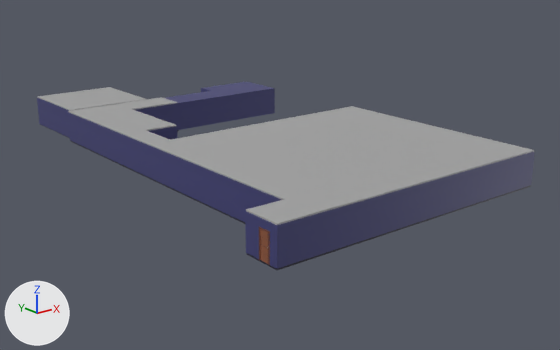
An edit to the Blender file TCGD_ECJam2018/Assets/Game/Models/Test/House.blend, drawn before and after from the same camera.
Both versions are drawn from a 50 mm camera at (-44.8, -64.5, 18.6) aimed at (-4.3, -13.9, -1.6). Arrows for +X, +Y and +Z are at lower left; the lights stay in place.

Objects in the first picture: 'Ceiling', 'Ceiling.001', 'Ceiling.002', 'Floor.001', 'Room', 'Room.001', 'Room.002'.
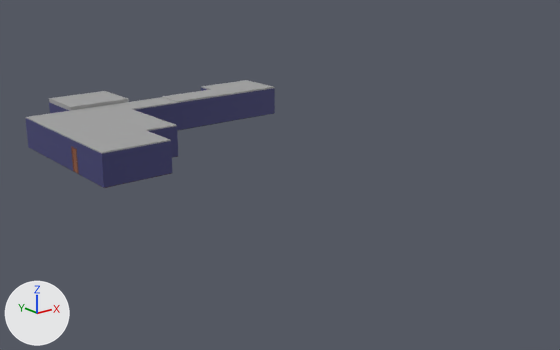
ob_frontdoor is not drawn itself; it is the parent of ob_ctrl_baseboard_002, ob_ctrl_hole_002, ob_doorframe_002.

Location of each change, (x1, y1, x2, y2) in pixels of the pictures (560 x 350 px):
'Ceiling.001', reshaped (66% narrower, 55% shorter)
    before: (68, 97, 534, 225)
    after: (26, 97, 183, 154)
'Room.001', reshaped (67% narrower, 49% shorter)
    before: (68, 103, 535, 269)
    after: (25, 103, 179, 187)
'Ceiling.002', reshaped (27% narrower, 16% shorter)
    before: (37, 87, 147, 111)
    after: (49, 91, 129, 111)
'Ceiling', reshaped
    before: (166, 82, 273, 103)
    after: (162, 80, 274, 102)
'Floor.001', reshaped (69% narrower, 58% shorter)
    before: (70, 130, 531, 270)
    after: (34, 130, 178, 188)
'Door.002', moved
    before: (260, 229, 268, 264)
    after: (72, 148, 78, 173)
'DoorFrame.002', moved
    before: (259, 227, 270, 265)
    after: (71, 146, 79, 174)
'Floor', reshaped (not visible before)
    after: (181, 113, 274, 130)
part 2 of me_room_002, cut back
    before: (68, 112, 535, 269)
    after: (25, 118, 172, 187)
part 3 of me_ceiling_001, cut back
    before: (68, 97, 534, 225)
    after: (26, 97, 182, 154)
part 4 of me_floor_001, cut back
    before: (70, 140, 499, 270)
    after: (34, 150, 172, 188)
part 5 of me_ceiling, built on
    after: (162, 80, 274, 102)
part 6 of me_ceiling, recoloured (blue)
    before: (166, 82, 273, 103)
'Room.002', unchanged, covered by the edit
    before: (37, 98, 70, 138)
    after: (49, 102, 69, 113)

The change in detail:
me_ceiling_002 is used by ob_ceiling_002; parent ob_room_002; location (0.0, 0.0, 0.0).
me_ceiling_002 had 9 vertices, 6 faces, 1 loose edge and spanned x 0.0..8.0, y -8.0..0.0, z 2.7..2.81.
me_ceiling_002 now has 8 vertices, 6 faces and spans x 0.0..5.0, y -6.0..0.0, z 2.7..3.11.
Part 1, on me_ceiling_002:
8 vertices are removed from x 0.0..8.0, y -8.0..0.0, z 2.7..2.81.
6 faces are deleted.
1 loose edge is deleted.
7 vertices are added at x 0.0..5.0, y -6.0..0.0, z 2.7..3.11.
6 new faces join them.
me_room_002 is used by ob_room_001; location (-6.03, -0.01, 0.01).
me_room_002 had 24 vertices, 11 faces and spanned x -13.0..12.0, y -32.0..3.0, z 0.0..2.7.
me_room_002 now has 17 vertices, 7 faces, 1 loose edge and spans x -14.0..1.0, y -12.0..3.0, z 0.0..2.7.
Part 2, on me_room_002:
14 vertices are removed from x -13.0..12.0, y -32.0..3.0, z 0.0..2.7.
7 faces are deleted.
7 vertices are added at x -14.0..1.0, y -12.0..3.0, z 0.0..2.7.
1 loose edge is added.
3 new faces join them.
me_ceiling_001 is used by ob_ceiling_001; parent ob_room_001; location (0.0, 0.0, 0.0).
me_ceiling_001 had 24 vertices, 14 faces and spanned x -13.0..12.0, y -32.0..3.0, z 2.7..2.8.
me_ceiling_001 now has 16 vertices, 10 faces and spans x -14.0..0.6, y -12.0..3.0, z 2.7..2.8.
Part 3, on me_ceiling_001:
10 vertices are removed from x -13.0..12.0, y -32.0..-12.0, z 2.7..2.8.
8 faces are deleted.
4 vertices in x 0.0, y 0.0..3.0, z 2.7..2.8 move by (0.6, 0.0, 0.0).
2 vertices move from x -10.0, y 3.0, z 2.7..2.8 to x -14.0, y 3.0, z 2.7..2.8.
2 vertices are added at (-14.0, -12.0, 2.7), (-14.0, -12.0, 2.8).
4 new faces join them.
me_floor_001 is used by ob_floor_001; parent ob_room_001; location (0.0, 0.0, 0.0).
me_floor_001 had 24 vertices, 14 faces and spanned x -13.0..12.0, y -32.0..3.0, z -0.1..0.0.
me_floor_001 now has 16 vertices, 10 faces and spans x -14.0..1.0, y -12.0..3.0, z -0.1..0.0.
Part 4, on me_floor_001:
10 vertices are removed from x -13.0..12.0, y -32.0..-12.0, z -0.1..0.0.
8 faces are deleted.
9 vertices move from x -10.0..0.0, y -12.0..3.0, z -0.1..0.0 to x -14.0..1.0, y -12.0..3.0, z -0.1..0.0.
2 vertices are added at (-14.0, -12.0, 0.0), (-14.0, -12.0, -0.1).
4 new faces join them.
me_ceiling is used by ob_ceiling; parent ob_room; location (0.0, 0.0, 0.0).
me_ceiling had 7 vertices, 1 face and spanned x -6.0..6.0, y 0.0..5.0, z 2.7.
me_ceiling no longer uses material mat_housecolors_png (picture img_housecolors_png).
me_ceiling now has 14 vertices, 9 faces and spans x -6.0..6.0, y 0.0..5.0, z 2.7..2.87.
Part 5, on me_ceiling:
1 face is deleted.
7 new vertices lie (0.0, 0.0, 0.17) away from vertices in x -6.0..6.0, y 0.0..5.0, z 2.7.
9 new faces join them.
me_ceiling part 6: 1 face spanning x -6.0..6.0, y 0.0..5.0, z 2.7 switches from mat_housecolors_png (picture img_housecolors_png) to mat_housecolors_png_001 (picture img_housecolors_png_001).
me_ceiling now uses material mat_housecolors_png_001 (picture img_housecolors_png_001).
Object 'FrontDoor' (ob_frontdoor) moves from (-19.04, -30.84, 0.0132) to (-20.02, -7.061, 0.0132).
